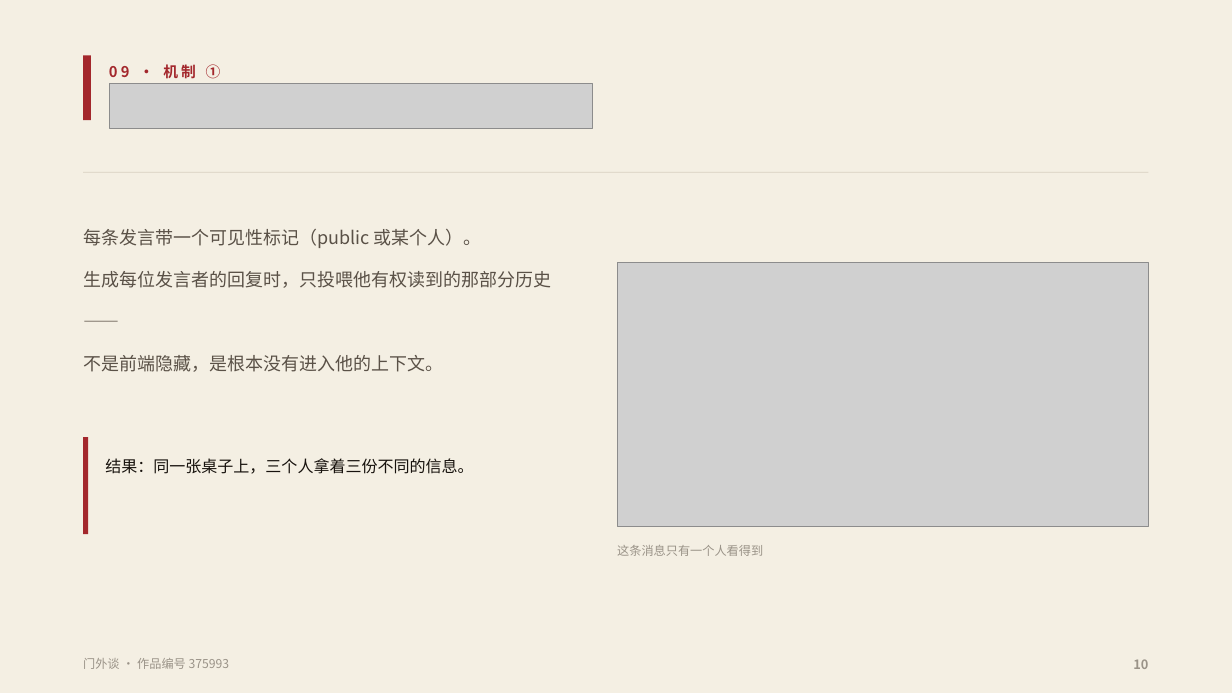
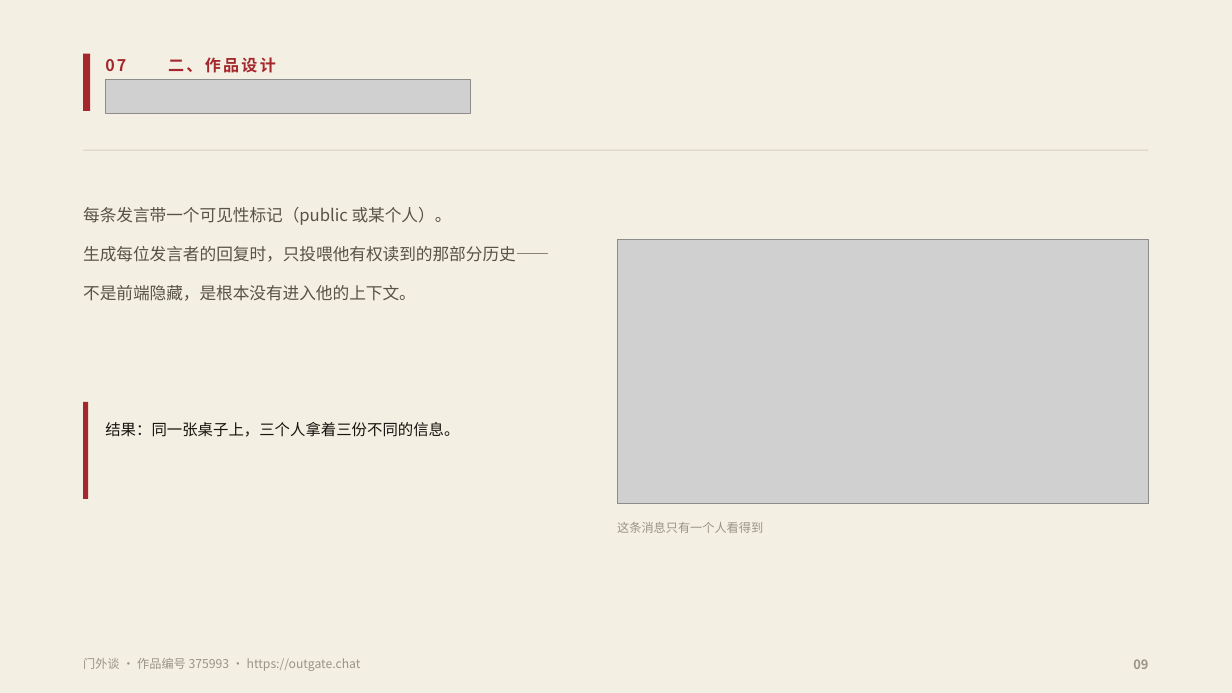
Before and after one commit to fsh114514/menwaitan, a slide deck: slide 9 of competition/答辩PPT.pptx (slide 10 before the commit). Drawn at 1232x693 pixels with LibreOffice and Linux fonts; fonts in the diff are those of the drawing; grey boxes stand for pictures. Boxes give left, top, right and bottom in pixels: in the first picture for what was removed or moved away, otherwise in the second. Text is boxed around its words. In the diff, an @@ line names an element or a change of style, - is before the commit and + after.

```diff
--- a/competition/答辩PPT.pptx
+++ b/competition/答辩PPT.pptx
@@ rectangle: place and size @@
-rectangle at <box>83,55,91,120</box>
+rectangle at <box>83,54,90,111</box>
@@ text added at <box>105,59,126,71</box>, 12.5 pt, text #A3272C, bold @@
+07
@@ text added at <box>168,57,276,73</box>, 12.5 pt, text #A3272C, bold @@
+二、作品设计
@@ picture added at <box>105,79,471,114</box> @@
@@ text removed at <box>109,64,221,79</box> @@
-09 · 机制 ①
@@ picture removed at <box>109,83,593,128</box> @@
@@ rectangle: place and size @@
-rectangle at <box>83,172,1149,173</box>
+rectangle at <box>83,150,1149,151</box>
@@ text "每条发言带一个可见性标记（public 或某个人）。": place and size @@
-text "每条发言带一个可见性标记（public 或某个人）。" at <box>83,229,551,372</box>
+text "每条发言带一个可见性标记（public 或某个人）。" at <box>83,207,549,301</box>
@@ text "每条发言带一个可见性标记（public 或某个人）。" at <box>83,207,549,301</box>: size 14 to 13 pt @@
@@ picture: place and size @@
-picture at <box>617,262,1149,527</box>
+picture at <box>617,239,1149,504</box>
@@ rectangle: place and size @@
-rectangle at <box>83,437,89,534</box>
+rectangle at <box>83,402,89,499</box>
@@ text "结果：同一张桌子上，三个人拿着三份不同的信息。": place and size @@
-text "结果：同一张桌子上，三个人拿着三份不同的信息。" at <box>105,458,473,474</box>
+text "结果：同一张桌子上，三个人拿着三份不同的信息。" at <box>105,422,459,437</box>
@@ text "结果：同一张桌子上，三个人拿着三份不同的信息。" at <box>105,422,459,437</box>: size 12.5 to 12 pt @@
@@ text "这条消息只有一个人看得到": place and size @@
-text "这条消息只有一个人看得到" at <box>617,545,763,556</box>
+text "这条消息只有一个人看得到" at <box>617,522,763,533</box>
@@ text at <box>83,658,361,671</box>: text changed @@
-门外谈 · 作品编号 375993
+门外谈 · 作品编号 375993 · https://outgate.chat
@@ text at <box>1133,659,1148,669</box>: text changed @@
-10
+09
```
Also in this commit, not shown: 9 other slides changed, 7 slides added, 7 slides removed, 2 other files.
